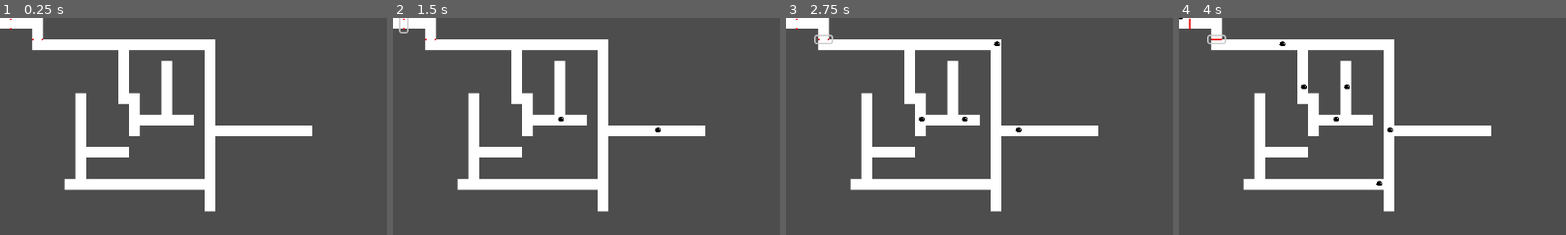
Above: before the commit, frames 1-4 (left to right).
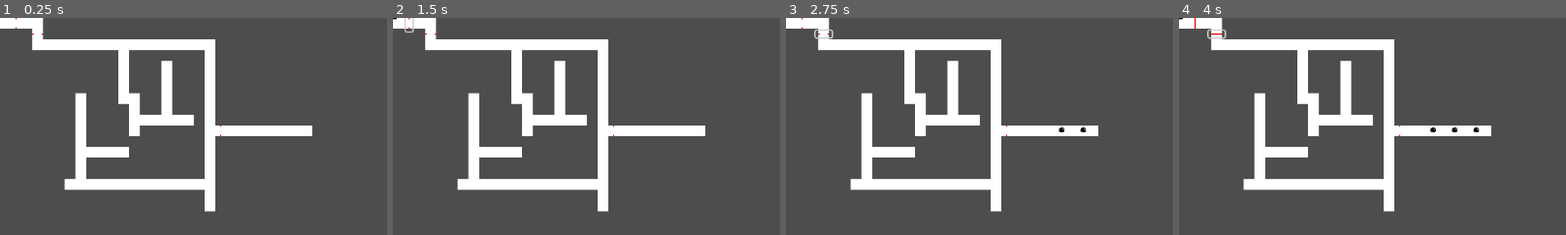
Above: after the commit, the same moments.

Repository: library-rat/Jam
Game: Godot game, scene res://main.tscn
The game is run twice, just before and just after one commit, with the same random seed, the same clock (stepped at 60 frames per second) and the same inputs.
Inputs (mouse positions are % of the whole screen's width and height, from its top left; square brackets give the same spot before the commit, where the layout moved):
- Up to frame 1 (0.25 s): no input
- Up to frame 2 (1.5 s): click (28, 26) at 0.52 s; click (2, 1) [1, 1] at 1.25 s
- Up to frame 3 (2.75 s): click (5, 4) [5, 5] at 2 s
- Up to frame 4 (4 s): click (2, 1) [1, 1] at 2.75 s; click (5, 4) [5, 5] at 3.5 s
The pictures show only the part of the screen within x 0-50%, y 0-50%; the shares and areas given below are measured in that part.

The runs differ from the first frame. In frame 1, less than 0.1% of the frame differs, in the area x 2-58%, y 0-55%; in frame 2, 0.2%; in frame 3, 0.4%; in frame 4, 0.5%, in the area x 2-78%, y 0-78%.

Commit message:
doors working

Diff:
--- a/Astronaut.gd
+++ b/Astronaut.gd
@@ -2,7 +2,7 @@
 
 @export var direction : Vector2i
 var dead = false
-var cooldown = 0.1
+var cooldown = 0.5
 var count = 0
 @export var cell : Vector2i
 @export var mainscene : Main
--- a/Door.gd
+++ b/Door.gd
@@ -3,17 +3,13 @@
 
 @onready var open_door = preload("res://Door_open.png")
 @onready var close_door = preload("res://Door_close.png")
-var cell1 : Vector2i
-var cell2 : Vector2i
+var cell : Vector2i
 var main : Main
 @export var open :bool
 
 func init(new_main : Main):
 	main = new_main
-	cell1 = main.pos_to_grid($Side1.get_global_position())
-	cell2 = main.pos_to_grid($Side2.get_global_position())
-	print(cell1)
-	print(cell2)
+	cell = main.pos_to_grid($Position.get_global_position())
 
 
 func opening():
--- a/door.tscn
+++ b/door.tscn
@@ -13,10 +13,7 @@
 icon_alignment = 2
 script = ExtResource("1_yeh4o")
 
-[node name="Side1" type="Node2D" parent="."]
-position = Vector2(10, 12)
-
-[node name="Side2" type="Node2D" parent="."]
-position = Vector2(0, 12)
+[node name="Position" type="Node2D" parent="."]
+position = Vector2(5, 12)
 
 [connection signal="button_down" from="." to="." method="_on_button_down"]
--- a/main.gd
+++ b/main.gd
@@ -4,6 +4,7 @@
 var cell_dico = {}
 @onready var map = $TileMap
 @onready var manager = $SpacionauteManager
+var doors_dico = {}
 func _ready():
 	var temp = map.get_used_cells(0);
 	for cell in temp :
@@ -15,6 +16,8 @@
 	var doors = get_tree().get_nodes_in_group("Door")
 	for do in doors :
 		do.init(self)
+		doors_dico[do.cell] = do
+	print(doors.size())
 
 # Called every frame. 'delta' is the elapsed time since the previous frame.
 func _process(delta):
@@ -33,7 +36,10 @@
 	var direction = [Vector2i.UP, Vector2i.DOWN, Vector2i.LEFT, Vector2i.RIGHT]
 	for dir in direction :
 		if cell_dico.has(grid_pos + dir):
-			retval.append(dir)
+			if not(doors_dico.has(grid_pos + dir)) || doors_dico[grid_pos + dir].open :
+				retval.append(dir)
+				print(doors_dico.has(grid_pos + dir))
+
 	return retval
 
 
--- a/main.tscn
+++ b/main.tscn
@@ -35,26 +35,29 @@
 
 [node name="SpawnerManager" type="Node2D" parent="."]
 
-[node name="SpacionauteSpawner2" parent="SpawnerManager" instance=ExtResource("3_7xqw4")]
-position = Vector2(201, 165)
-
 [node name="SpacionauteSpawner" parent="SpawnerManager" instance=ExtResource("3_7xqw4")]
 position = Vector2(456, 167)
 
 [node name="DoorManager" type="Node2D" parent="."]
 
 [node name="Door" parent="DoorManager" instance=ExtResource("4_kwyxm")]
-offset_left = 11.0
-offset_top = -3.0
-offset_right = 21.0
-offset_bottom = 21.0
+offset_left = 19.0
+offset_top = -4.0
+offset_right = 29.0
+offset_bottom = 20.0
 
 [node name="Door2" parent="DoorManager" instance=ExtResource("4_kwyxm")]
 offset_left = 68.0
-offset_top = 27.0
+offset_top = 19.0
 offset_right = 78.0
-offset_bottom = 51.0
+offset_bottom = 43.0
 rotation = 1.5708
+
+[node name="Door3" parent="DoorManager" instance=ExtResource("4_kwyxm")]
+offset_left = 323.0
+offset_top = 156.0
+offset_right = 333.0
+offset_bottom = 180.0
 
 [node name="ColorRect" type="ColorRect" parent="."]
 visible = false
